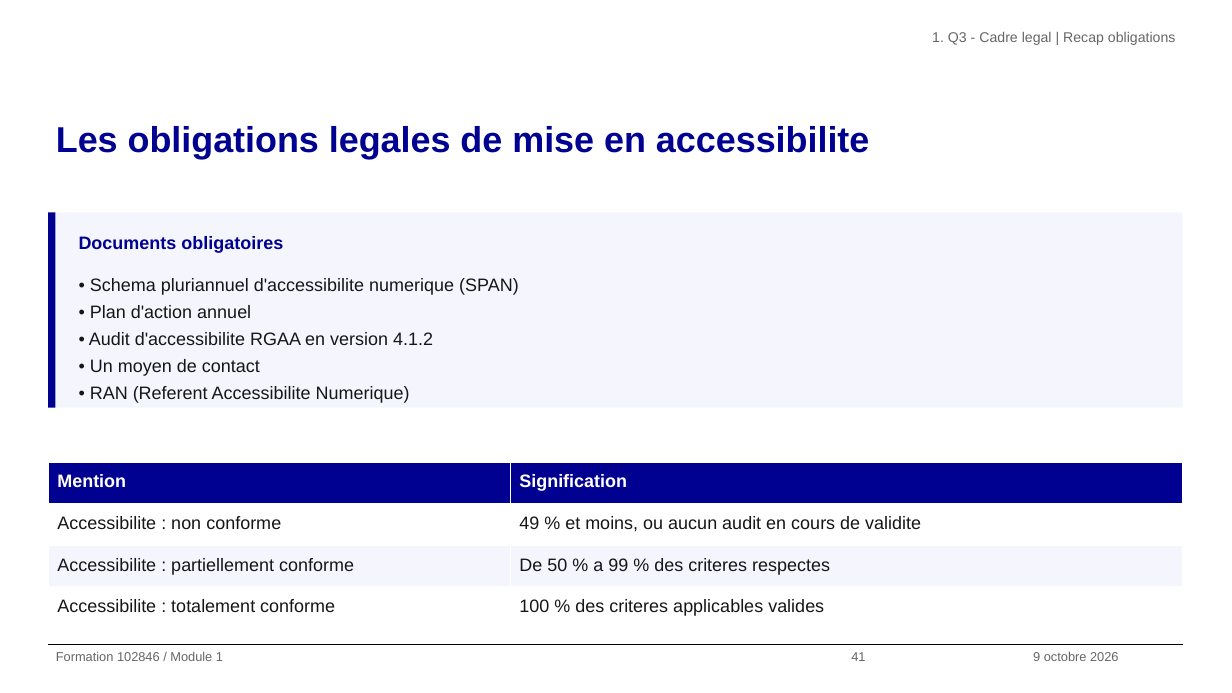
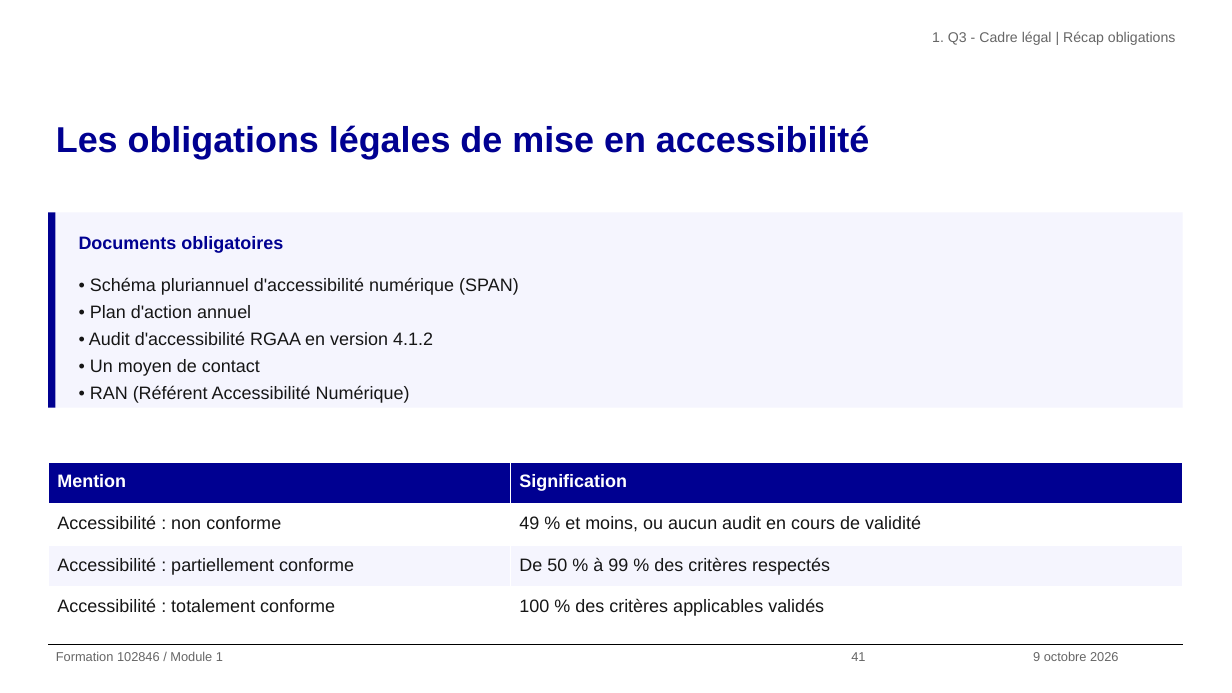
Before and after one commit to alexandra-guiderdoni/usine-fabrication-igpde-102846-ay11, a slide deck: slide 41 of livrables-IGPDE-2026-102846/Formateur/support-formation-102846-2026-IGPDE.pptx. Drawn at 1232x693 pixels with LibreOffice and Linux fonts; fonts in the diff are those of the drawing; background and template pictures are left out. Boxes give left, top, right and bottom in pixels: in the first picture for what was removed or moved away, otherwise in the second. Text is boxed around its words. In the diff, an @@ line names an element or a change of style, - is before the commit and + after.

```diff
--- a/livrables-IGPDE-2026-102846/Formateur/support-formation-102846-2026-IGPDE.pptx
+++ b/livrables-IGPDE-2026-102846/Formateur/support-formation-102846-2026-IGPDE.pptx
@@ text at (932,31,1176,45): text changed @@
-1. Q3 - Cadre legal | Recap obligations
+1. Q3 - Cadre légal | Récap obligations
@@ title at (56,125,869,159): text changed @@
-Les obligations legales de mise en accessibilite
+Les obligations légales de mise en accessibilité
@@ text at (90,277,519,295): text changed @@
-• Schema pluriannuel d'accessibilite numerique (SPAN)
+• Schéma pluriannuel d'accessibilité numérique (SPAN)
@@ text at (89,331,433,345): text changed @@
-• Audit d'accessibilite RGAA en version 4.1.2
+• Audit d'accessibilité RGAA en version 4.1.2
@@ text at (90,385,410,403): text changed @@
-• RAN (Referent Accessibilite Numerique)
+• RAN (Référent Accessibilité Numérique)
@@ table at (48,462,1183,628) @@
-row 2, column 1: Accessibilite : non conforme
+row 2, column 1: Accessibilité : non conforme
-row 2, column 2: 49 % et moins, ou aucun audit en cours de validite
+row 2, column 2: 49 % et moins, ou aucun audit en cours de validité
-row 3, column 1: Accessibilite : partiellement conforme
+row 3, column 1: Accessibilité : partiellement conforme
-row 3, column 2: De 50 % a 99 % des criteres respectes
+row 3, column 2: De 50 % à 99 % des critères respectés
-row 4, column 1: Accessibilite : totalement conforme
+row 4, column 1: Accessibilité : totalement conforme
-row 4, column 2: 100 % des criteres applicables valides
+row 4, column 2: 100 % des critères applicables validés
```
Also in this commit, not shown: 7 other slides changed, 36 other files.
